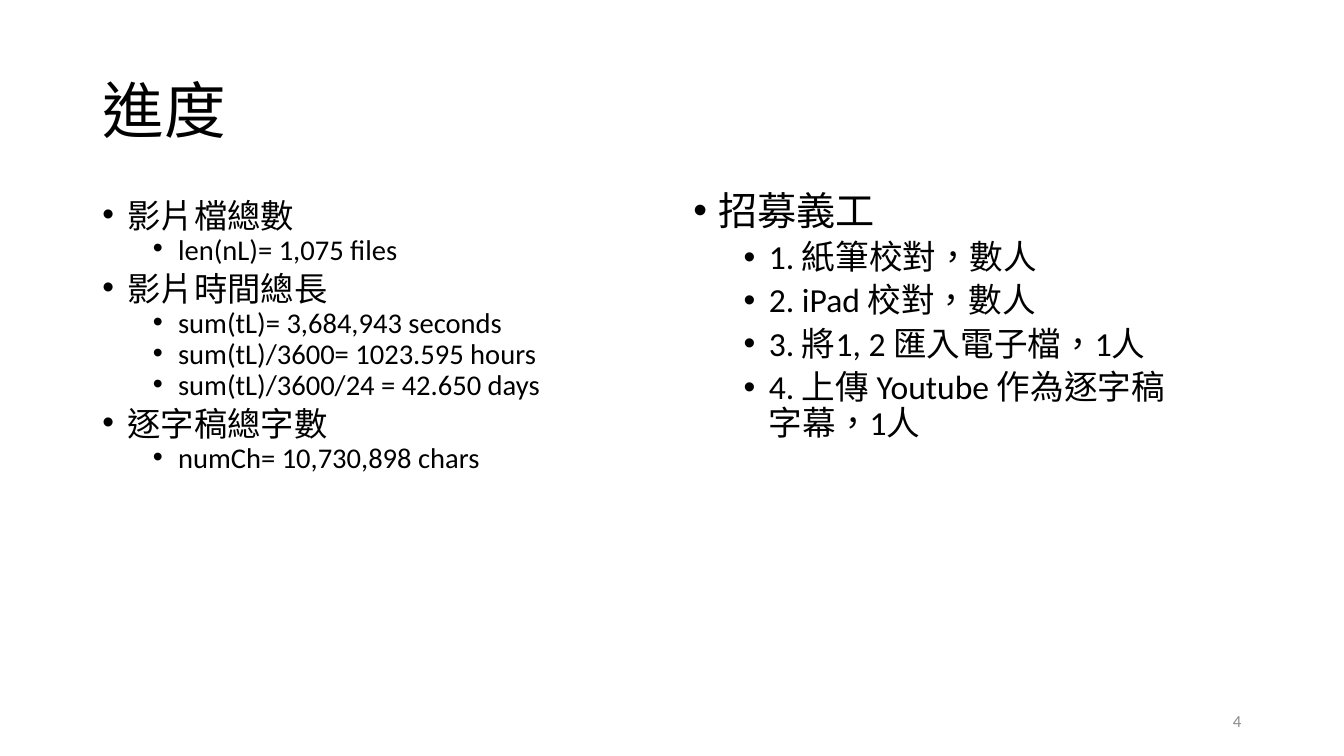
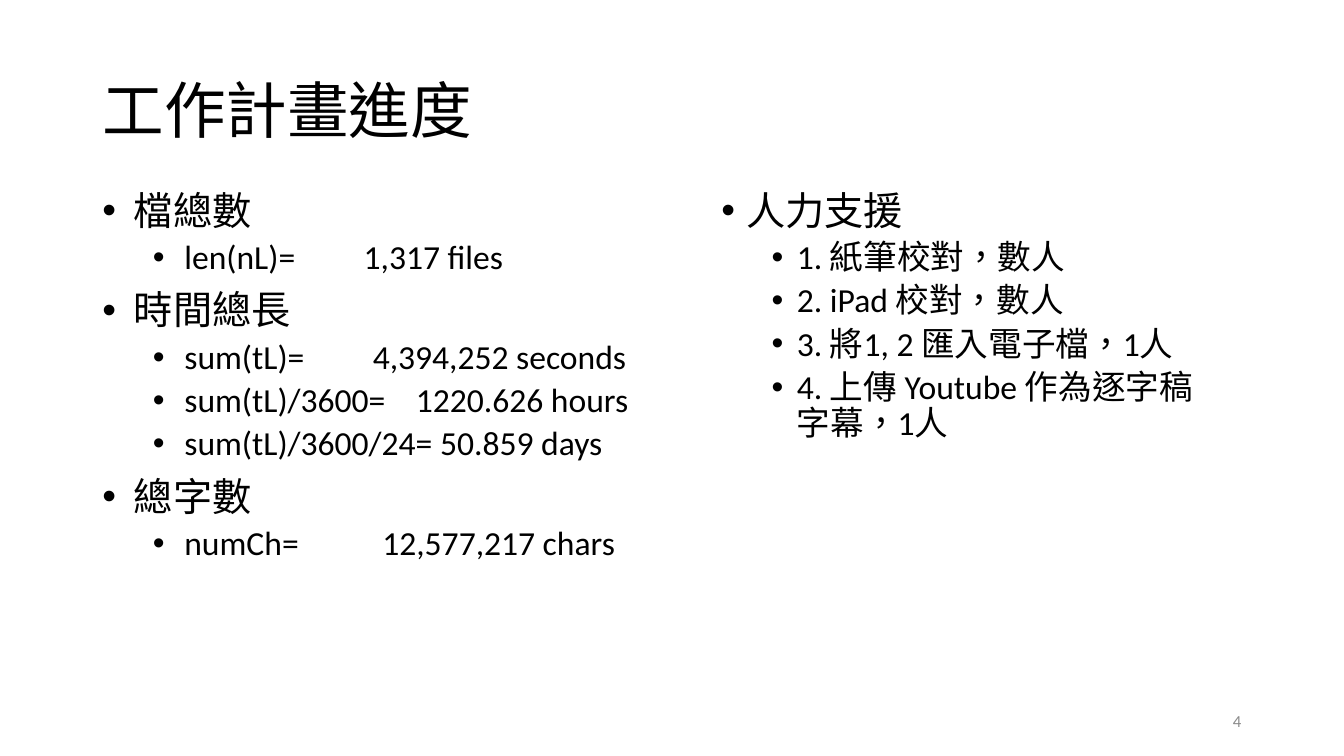
Before and after one commit to renyuanL/GuyanTrans2023, a slide deck: slide 4 of 古嚴寺影音逐字稿.pptx. Drawn at 1344x756 pixels with LibreOffice and Linux fonts; fonts in the diff are those of the drawing. Boxes give left, top, right and bottom in pixels: in the first picture for what was removed or moved away, otherwise in the second. Text is boxed around its words. In the diff, an @@ line names an element or a change of style, - is before the commit and + after.

```diff
--- a/古嚴寺影音逐字稿.pptx
+++ b/古嚴寺影音逐字稿.pptx
@@ title at bbox=[102, 81, 472, 138]: text changed @@
-進度
+工作計畫進度
@@ text at bbox=[134, 192, 628, 559]: text changed; size 20.4 to 24 pt @@
-• 影片檔總數
-  • len(nL)= 1,075 files
-• 影片時間總長
-  • sum(tL)= 3,684,943 seconds
-  • sum(tL)/3600= 1023.595 hours
-  • sum(tL)/3600/24 = 42.650 days
-• 逐字稿總字數
-  • numCh= 10,730,898 chars
+• 檔總數
+  • len(nL)= 1,317 files
+• 時間總長
+  • sum(tL)= 4,394,252 seconds
+  • sum(tL)/3600= 1220.626 hours
+  • sum(tL)/3600/24= 50.859 days
+• 總字數
+  • numCh= 12,577,217 chars
@@ text "人力支援": place and size @@
-text "人力支援" at bbox=[718, 192, 1165, 438]
+text "人力支援" at bbox=[746, 192, 1193, 438]
@@ text at bbox=[746, 192, 903, 228]: text changed @@
-• 招募義工
+• 人力支援
```
Also in this commit, not shown: 3 other slides changed, 6 other files.
